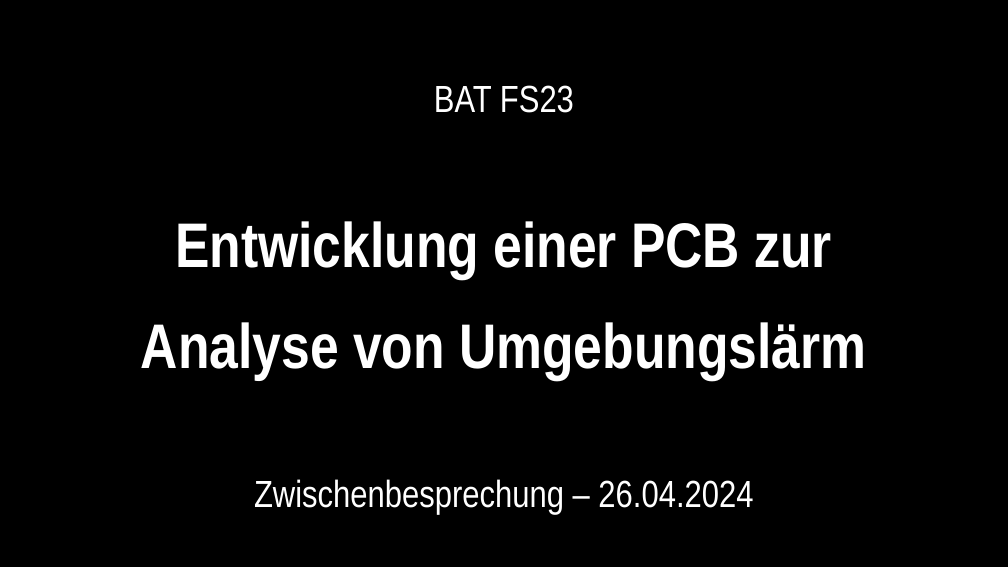
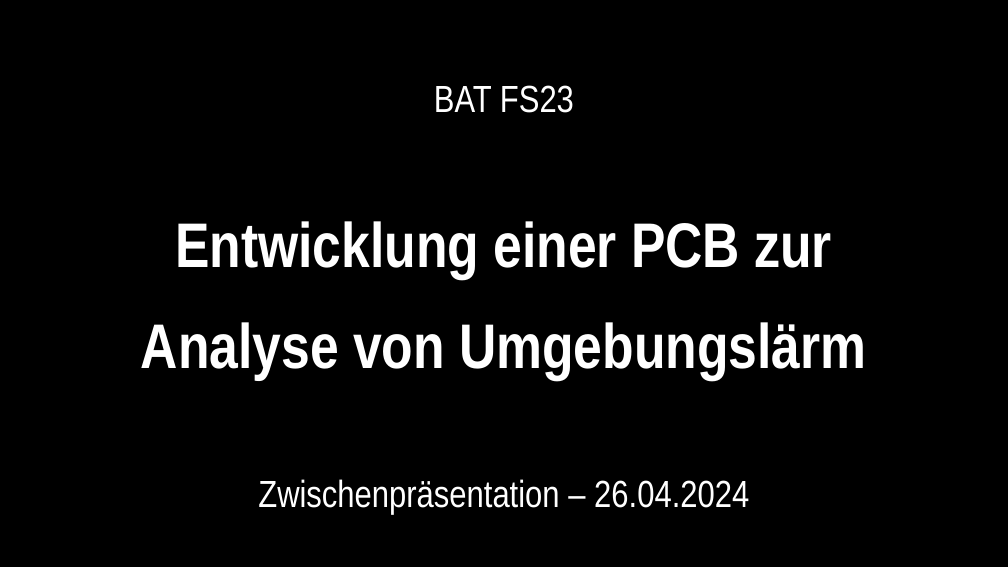
Before and after one commit to Froster2406/BAT2024, a slide deck: slide 1 of Dokumentation/Präsentation/BAT_Zwischenpraesentation.pptx. Drawn at 1008x567 pixels with LibreOffice and Linux fonts; fonts in the diff are those of the drawing; background and template pictures are left out; a plain dark background stands for a picture behind light text. Boxes give left, top, right and bottom in pixels: in the first picture for what was removed or moved away, otherwise in the second. Text is boxed around its words. In the diff, an @@ line names an element or a change of style, - is before the commit and + after.

```diff
--- a/Dokumentation/Präsentation/BAT_Zwischenpraesentation.pptx
+++ b/Dokumentation/Präsentation/BAT_Zwischenpraesentation.pptx
@@ text at bbox=[258, 479, 749, 514]: text changed @@
-Zwischenbesprechung – 26.04.2024
+Zwischenpräsentation – 26.04.2024
```
Also in this commit, not shown: 4 other slides changed, 1 slide added.
